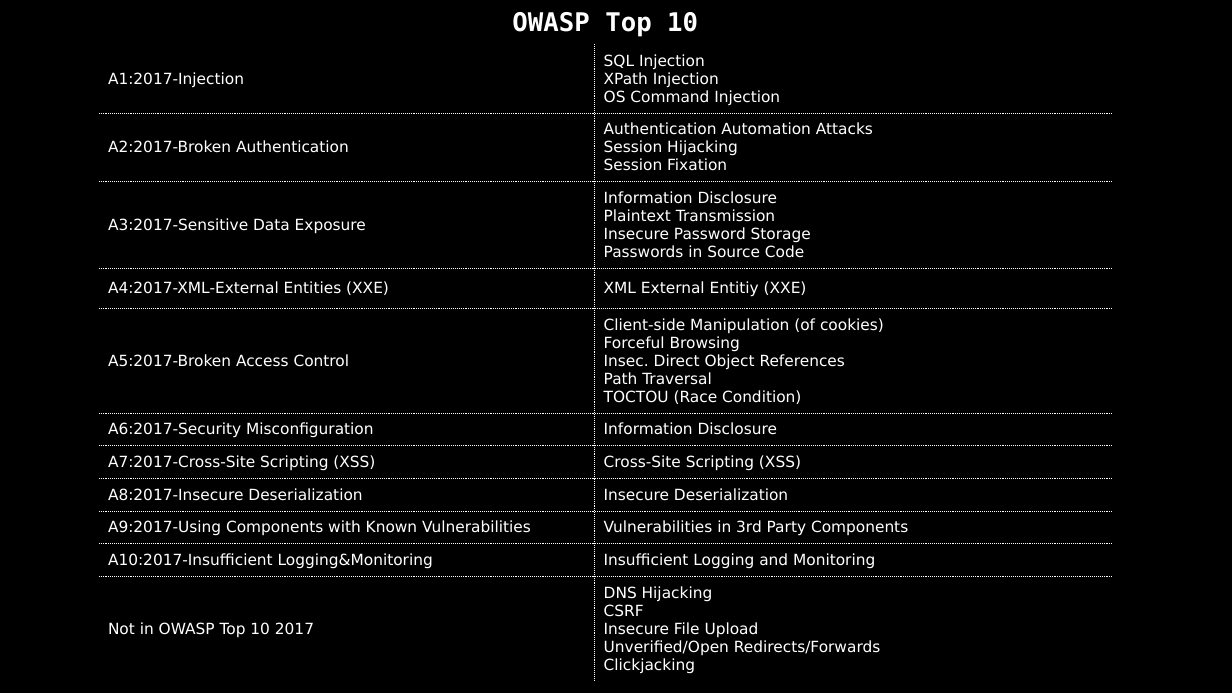
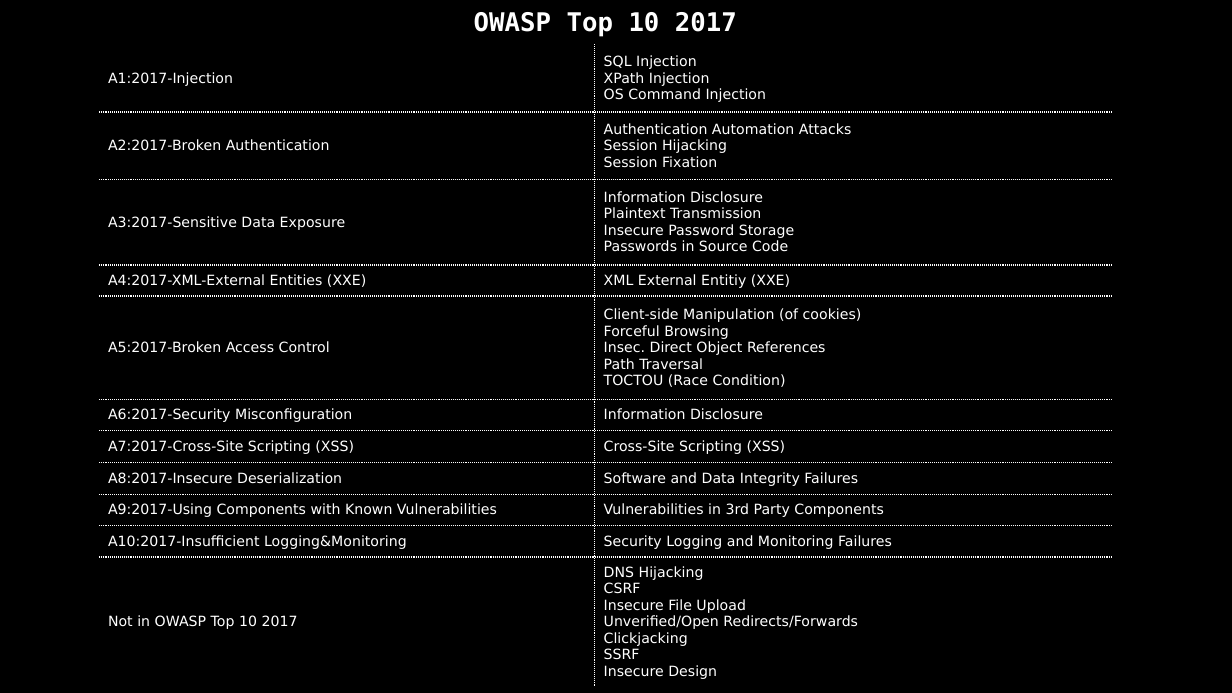
Before and after one commit to dschwarz91/websec-lecture, a slide deck: slide 5 of slides/9_Conclusions.pptx. Drawn at 1232x693 pixels with LibreOffice and Linux fonts; fonts in the diff are those of the drawing. Boxes give left, top, right and bottom in pixels: in the first picture for what was removed or moved away, otherwise in the second. Text is boxed around its words. In the diff, an @@ line names an element or a change of style, - is before the commit and + after.

Commit message:
Updated to Top 10 2021 - added secure design and replaced insec. deserialization with an integration chapter.

```diff
--- a/slides/9_Conclusions.pptx
+++ b/slides/9_Conclusions.pptx
@@ table at <box>99,0,1112,692</box> @@
-row 1, column 1: OWASP Top 10
+row 1, column 1: OWASP Top 10 2017
-row 9, column 2: Insecure Deserialization
+row 9, column 2: Software and Data Integrity Failures
-row 11, column 2: Insufficient Logging and Monitoring
+row 11, column 2: Security Logging and Monitoring Failures
-row 12, column 2: DNS Hijacking / CSRF / Insecure File Upload / Unverified/Open Redirects/Forwards / Clickjacking
+row 12, column 2: DNS Hijacking / CSRF / Insecure File Upload / Unverified/Open Redirects/Forwards / Clickjacking / SSRF / Insecure Design
@@ size 12 to 11 pt in "A1:2017-Injection", "SQL Injection", "XPath Injection", "OS Command Injection" and 26 more places @@
```
Also in this commit, not shown: 6 other slides changed, 1 slide added, 3 other files.
